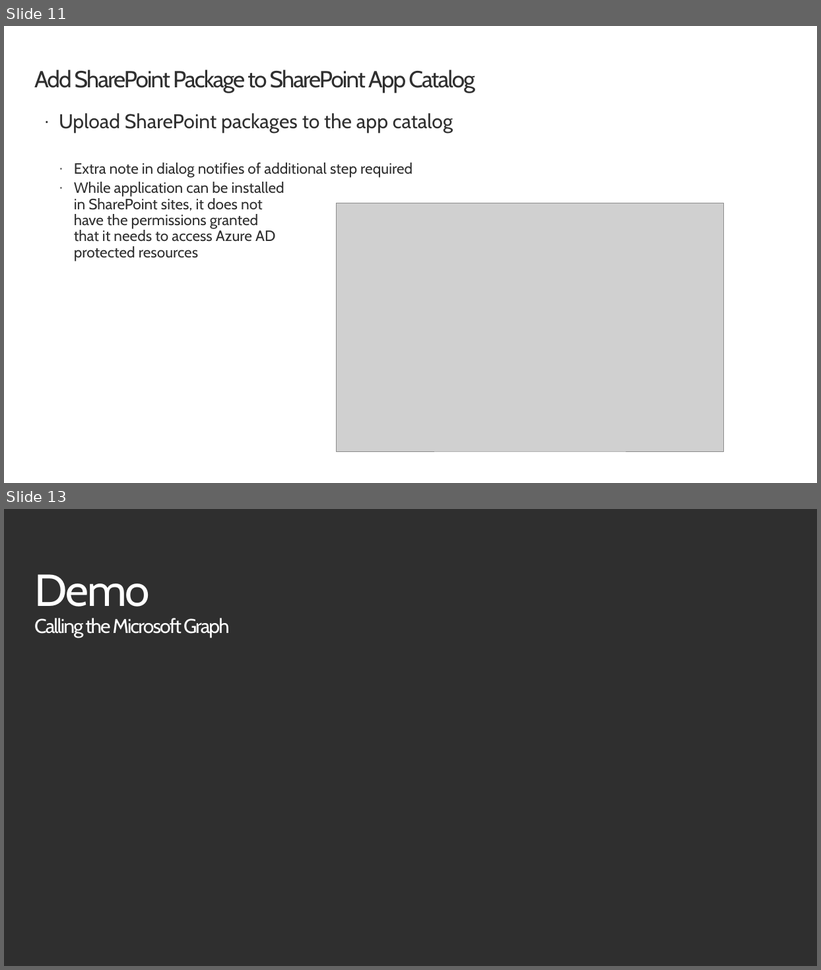
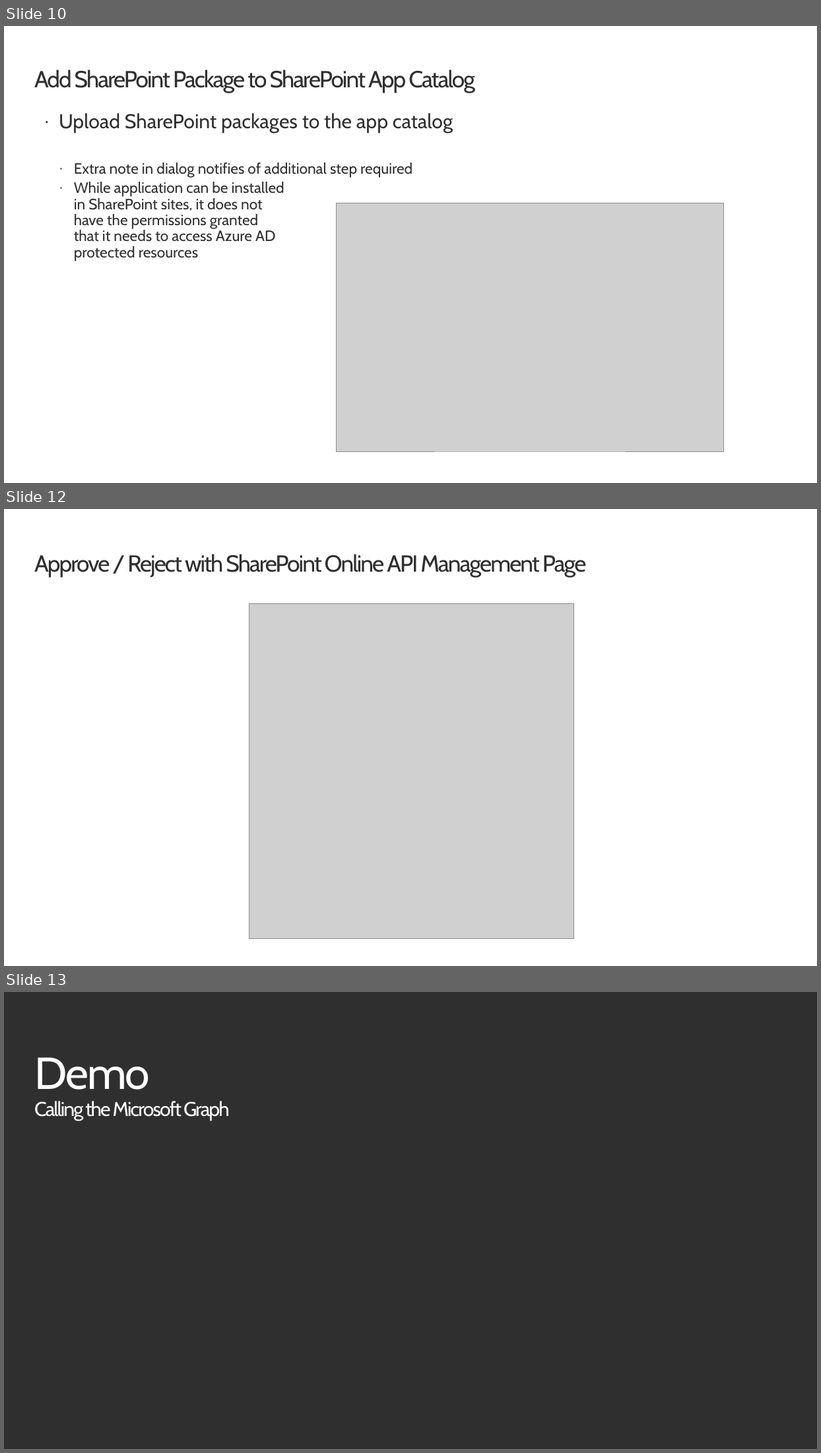
Before and after one commit to SharePoint/sp-dev-training-spfx-graph-3rdpartyapis, a slide deck: 02 aadhttpclient.pptx. Shown one above the other, each under a label of ours: slides 11 and 13 before the commit, slides 10, 12 and 13 after it; the slides between them are not shown. The pictures are 821x970 and 821x1453 pixels, drawn with LibreOffice and Linux fonts; fonts in the diff are those of the drawing; grey boxes stand for pictures; background and template pictures are left out. Boxes give left, top, right and bottom in pixels: in the first picture for what was removed or moved away, otherwise in the second. Text is boxed around its words. In the diff, an @@ line names an element or a change of style, - is before the commit and + after.

```diff
--- a/02 aadhttpclient.pptx
+++ b/02 aadhttpclient.pptx
@@ slide 12 added at (4,509,817,966), background #FFFFFF @@
@@ title added at (34,554,586,578), 28 pt, text #2F2F2F @@
+Approve / Reject with SharePoint Online API Management Page
@@ picture added at (249,604,574,939) @@
@@ what was slide 11 is now slide 10 @@
```
Also in this commit, not shown: 2 slides changed, 1 slide removed, 43 other files.
